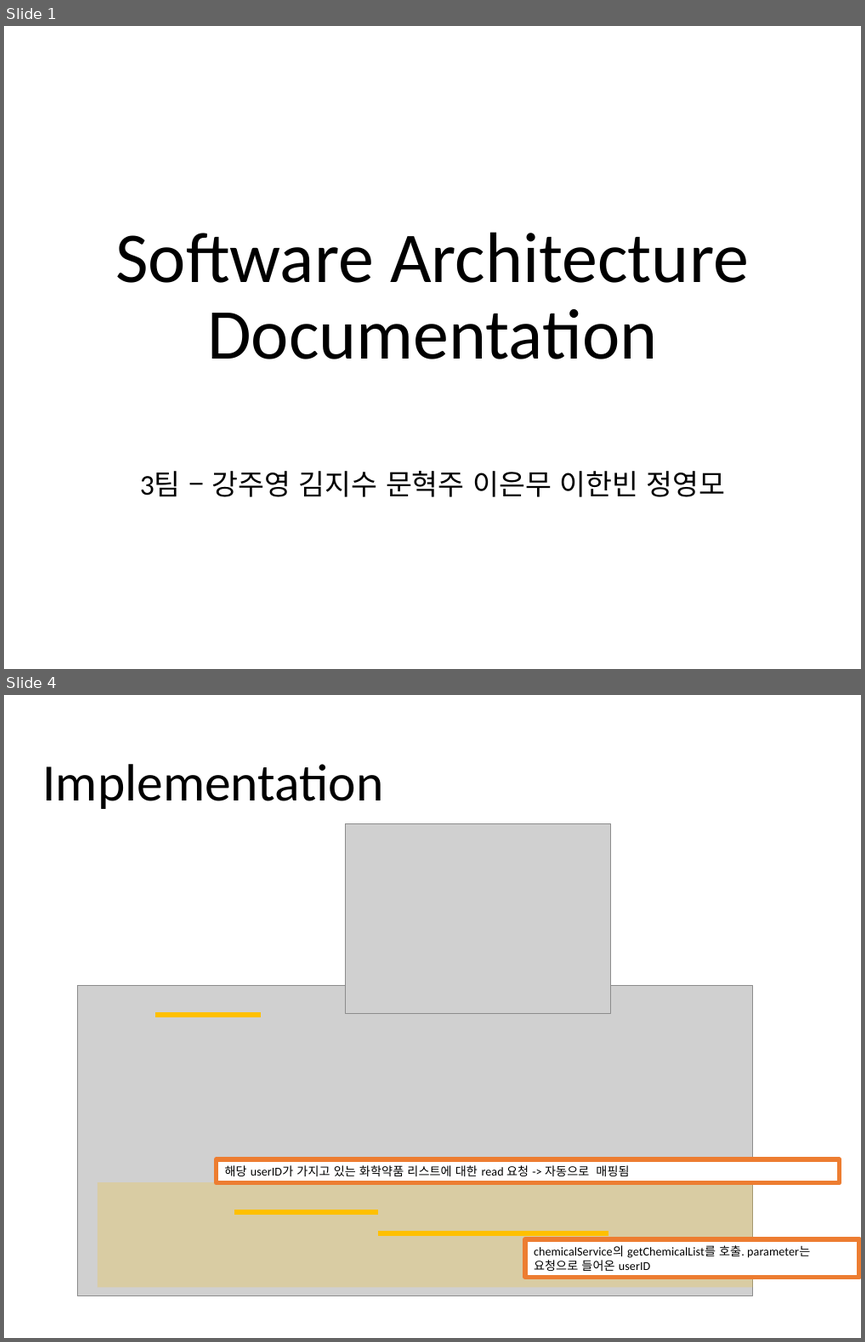
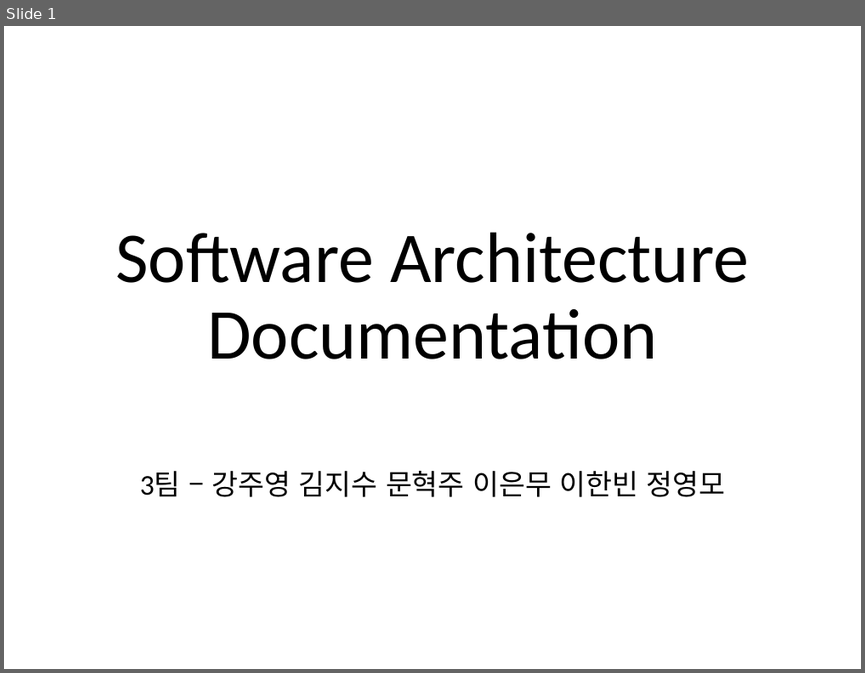
Before and after one commit to jisukim97/ChemicalManagementApplication, a slide deck: Document/2_Software Architect Documentation/Software Architecture Documentation 1.0.pptx. Shown one above the other, each under a label of ours: slides 1 and 4 before the commit, slide 1 after it; the slides between them are not shown. The pictures are 865x1342 and 865x673 pixels, drawn with LibreOffice and Linux fonts; fonts in the diff are those of the drawing; grey boxes stand for pictures. Boxes give left, top, right and bottom in pixels: in the first picture for what was removed or moved away, otherwise in the second. Text is boxed around its words. In the diff, an @@ line names an element or a change of style, - is before the commit and + after.

```diff
--- a/Document/2_Software Architect Documentation/Software Architecture Documentation 1.0.pptx
+++ b/Document/2_Software Architect Documentation/Software Architecture Documentation 1.0.pptx
@@ slide 4 removed at [4,695,861,1338], background #FFFFFF @@
@@ title removed at [42,764,383,809] @@
-Implementation
@@ picture removed at [345,823,611,1013] @@
@@ picture removed at [78,986,753,1296] @@
@@ line removed from (155, 1015) to (261, 1015) @@
@@ rectangle removed at [216,1159,840,1183] @@
-해당 userID가 가지고 있는 화학약품 리스트에 대한 read 요청 -> 자동으로 매핑됨
@@ rectangle removed at [98,1183,753,1287] @@
@@ line removed from (234, 1212) to (378, 1212) @@
@@ line removed from (378, 1233) to (608, 1233) @@
@@ rectangle removed at [525,1239,859,1276] @@
-chemicalService의 getChemicalList를 호출. parameter는 요청으로 들어온 userID
```
Also in this commit, not shown: 4 slides changed, 4 slides added, 3 other slides removed, 5 other files.
